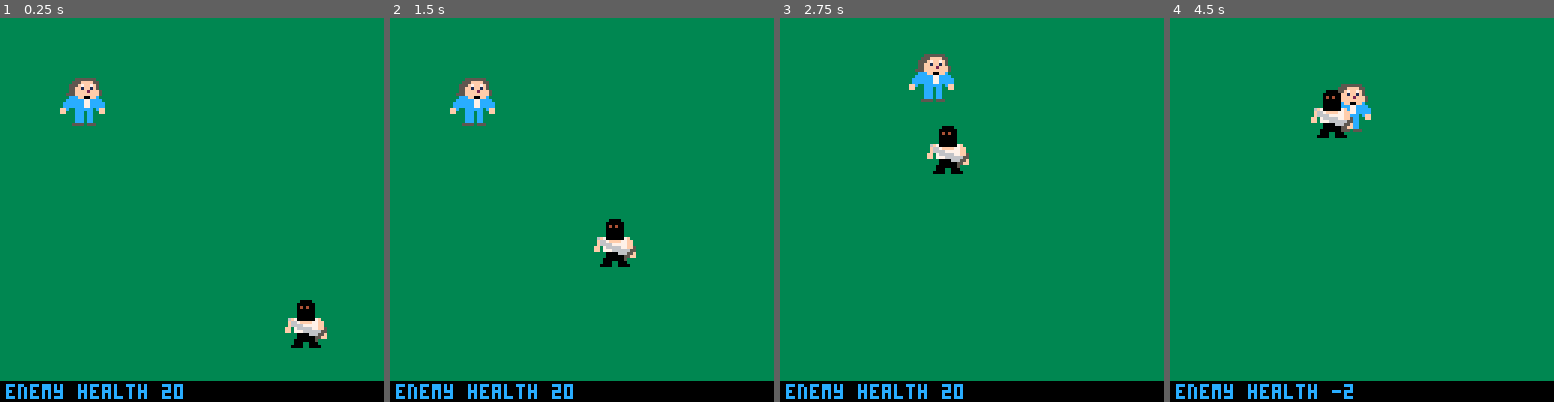
Above: before the commit, frames 1-4 (left to right).
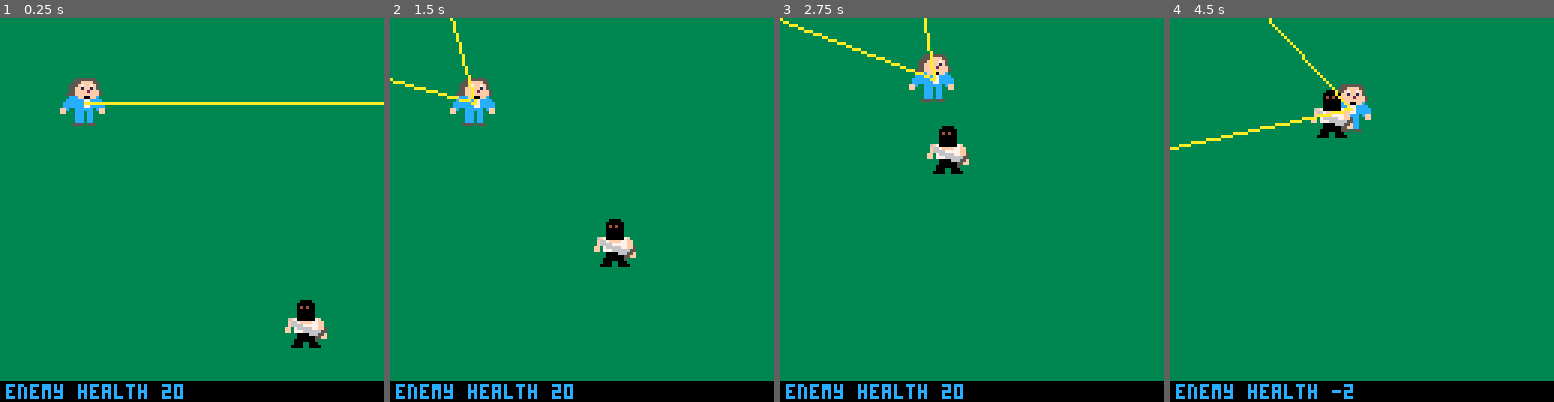
Above: after the commit, the same moments.

Repository: welucas2/pico-8-carts
Game: PICO-8 cartridge rowsdower.p8
Two runs of this game, one before a commit and one after it. Both use one fixed random seed, a clock stepped at 60 frames per second and the inputs below.
Inputs:
- Up to frame 1 (0.25 s): no input
- Up to frame 2 (1.5 s): tap X (X key) at 0.33, 1.07 s; tap O (Z key) at 0.7 s
- Up to frame 3 (2.75 s): hold Right 1.6-2.1 s; tap O (Z key) at 1.7, 2.1, 2.5 s; tap X (X key) at 1.85 s; hold Up 2.15-2.42 s; hold Right from 2.47 s (still down)
- Up to frame 4 (4.5 s): tap O (Z key) every 0.4 s from 2.9 to 4.1 s; tap X (X key) at 2.97, 4.08 s; release Right at 3.03 s; hold Left 3.08-3.58 s; hold Down 3.63-3.97 s; hold Right from 4.02 s (still down)

The runs differ from the first frame. In frame 1, 0.6% of the frame differs, in the area x 21-100%, y 21-23%; in frame 2, 0.3%; in frame 3, 0.4%; in frame 4, 0.6%.

Commit message:
Gun shot arc is drawn to screen

Diff:
--- a/rowsdower.p8
+++ b/rowsdower.p8
@@ -197,6 +197,17 @@
  end
 end
 
+function draw_gun_arc()
+ local r_x = rowsdower.x + rowsdower.width / 2
+ local r_y = rowsdower.y + rowsdower.height / 2
+ dx = 128 * cos(gun_min_arc)
+ dy = 128 * sin(gun_min_arc)
+ line(r_x, r_y, r_x+dx, r_y+dy, 10)
+ dx = 128 * cos(gun_max_arc)
+ dy = 128 * sin(gun_max_arc)
+ line(r_x, r_y, r_x+dx, r_y+dy, 10)
+end
+
 function init_level(level_number)
  if level_number == 1 then
   enemies[1] = init_cultist(100, 100)
@@ -219,11 +230,12 @@
 function _draw()
  cls()
  rectfill(field.minx, field.miny, field.maxx, field.maxy, 3)
- rectfill(0, 121, 128, 128, 0)
---  print('fight, rowsdower!', 2, 122, 12)
- print('enemy health '..enemies[1].health, 2, 122, 12)
  spr(0,rowsdower.x,rowsdower.y,2,2,rowsdower.flip)
  draw_enemies()
+ draw_gun_arc()
+ rectfill(0, 121, 128, 128, 0)
+ --  print('fight, rowsdower!', 2, 122, 12)
+ print('enemy health '..enemies[1].health, 2, 122, 12)
 end
 
 __gfx__
